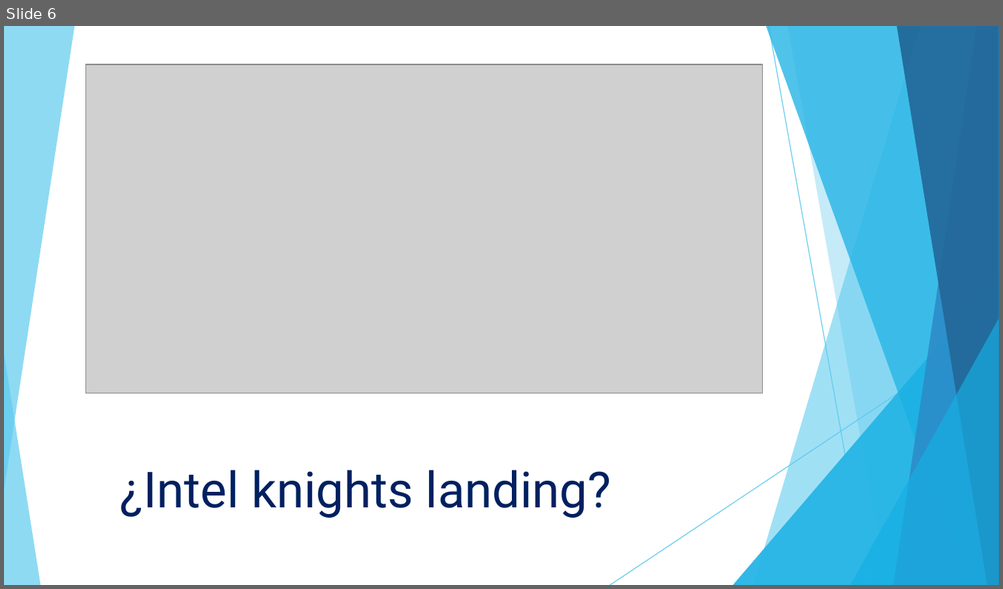
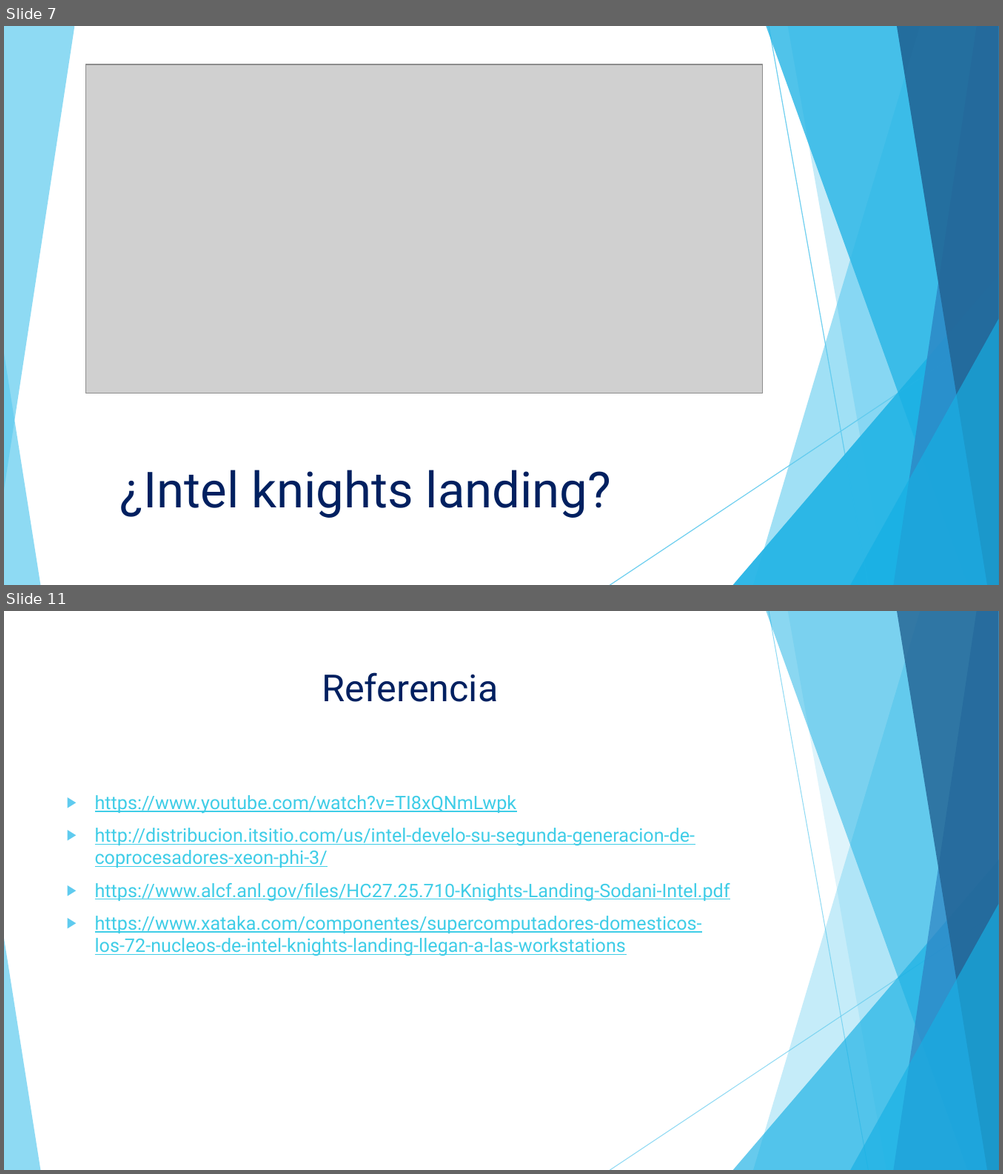
Before and after one commit to ManuelPrada/ArqComp2_2017, a slide deck: Intel knights landing exposicion.pptx. Shown one above the other, each under a label of ours: slide 6 before the commit, slides 7 and 11 after it; the slides between them are not shown. The pictures are 1003x589 and 1003x1174 pixels, drawn with LibreOffice and Linux fonts; fonts in the diff are those of the drawing; grey boxes stand for pictures. Boxes give left, top, right and bottom in pixels: in the first picture for what was removed or moved away, otherwise in the second. Text is boxed around its words. In the diff, an @@ line names an element or a change of style, - is before the commit and + after.

```diff
--- a/Intel knights landing exposicion.pptx
+++ b/Intel knights landing exposicion.pptx
@@ slide 11 added at <box>4,611,999,1170</box>, background #FFFFFF; not listed: 10 template elements that a slide beside it also shows @@
@@ title added at <box>321,672,498,702</box>, 36 pt, text #002060 @@
+Referencia
@@ text added at <box>95,795,730,957</box>, 18 pt, text #3FCDE7, underline @@
+▶ https://www.youtube.com/watch?v=TI8xQNmLwpk
+▶ http://distribucion.itsitio.com/us/intel-develo-su-segunda-generacion-de-coprocesadores-xeon-phi-3/
+▶ https://www.alcf.anl.gov/files/HC27.25.710-Knights-Landing-Sodani-Intel.pdf
+▶ https://www.xataka.com/componentes/supercomputadores-domesticos-los-72-nucleos-de-intel-knights-landing-llegan-a-las-workstations
@@ what was slide 6 is now slide 7 @@
```
Also in this commit, not shown: 1 slide changed, 4 other slides added, 2 slides removed, 1 other file.
